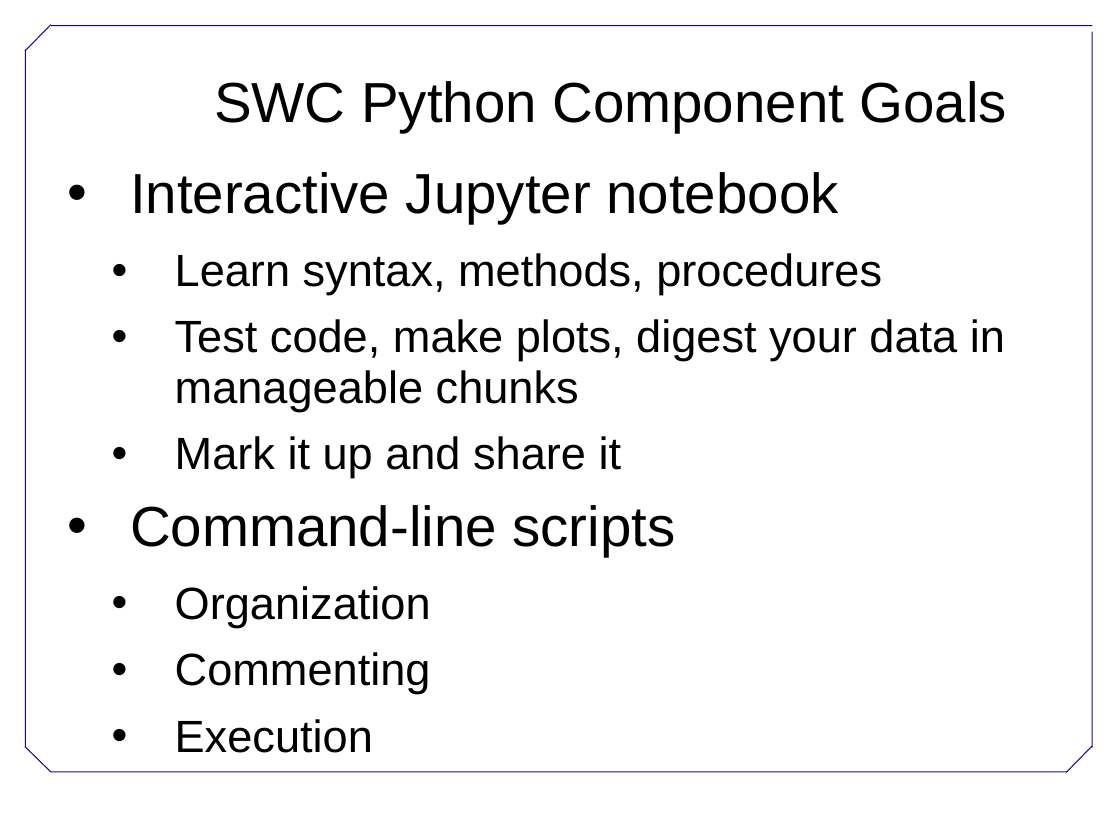
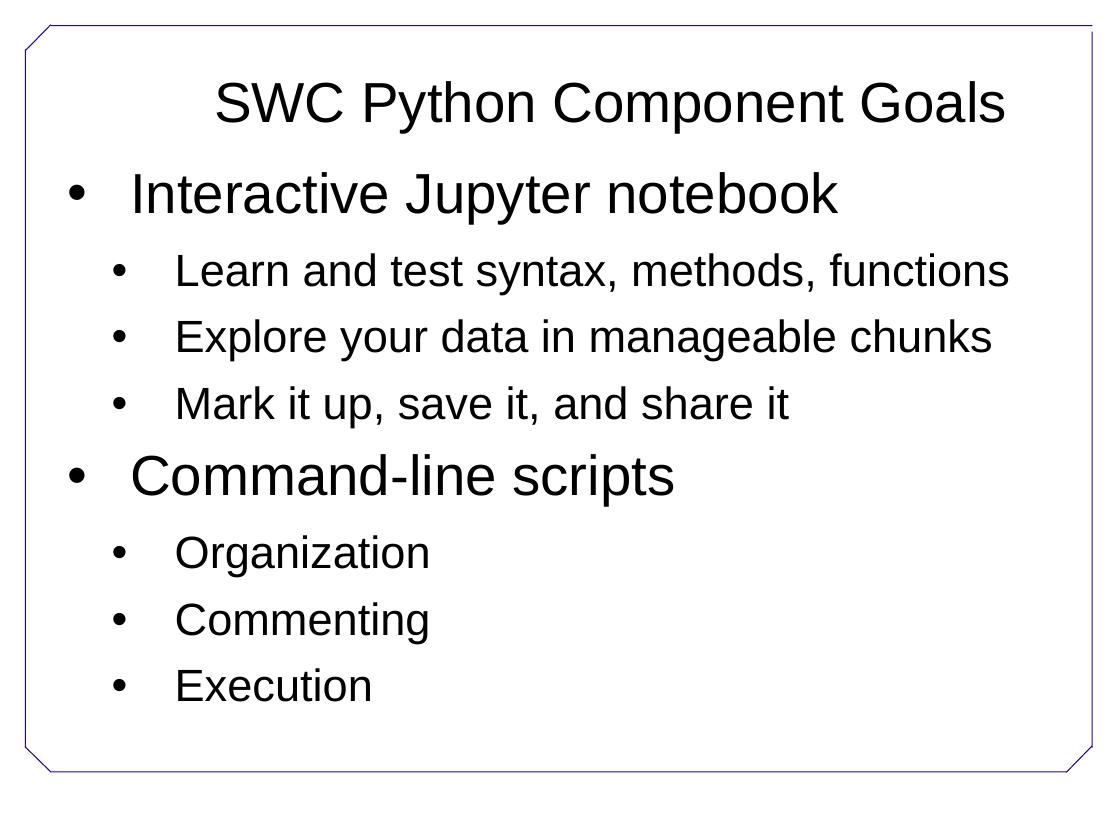
Before and after one commit to megarcia/SWC_Python, a slide deck: slide 3 of SWC_Python.pptx. Drawn at 1120x840 pixels with LibreOffice and Linux fonts; fonts in the diff are those of the drawing; background and template pictures are left out. Boxes give left, top, right and bottom in pixels: in the first picture for what was removed or moved away, otherwise in the second. Text is boxed around its words. In the diff, an @@ line names an element or a change of style, - is before the commit and + after.

Commit message:
minor tweaks to slides

```diff
--- a/SWC_Python.pptx
+++ b/SWC_Python.pptx
@@ text at [175, 253, 1010, 428]: text changed @@
-  • Learn syntax, methods, procedures
-  • Test code, make plots, digest your data in manageable chunks
-  • Mark it up and share it
+  • Learn and test syntax, methods, functions
+  • Explore your data in manageable chunks
+  • Mark it up, save it, and share it
```
Also in this commit, not shown: 3 other slides changed.
